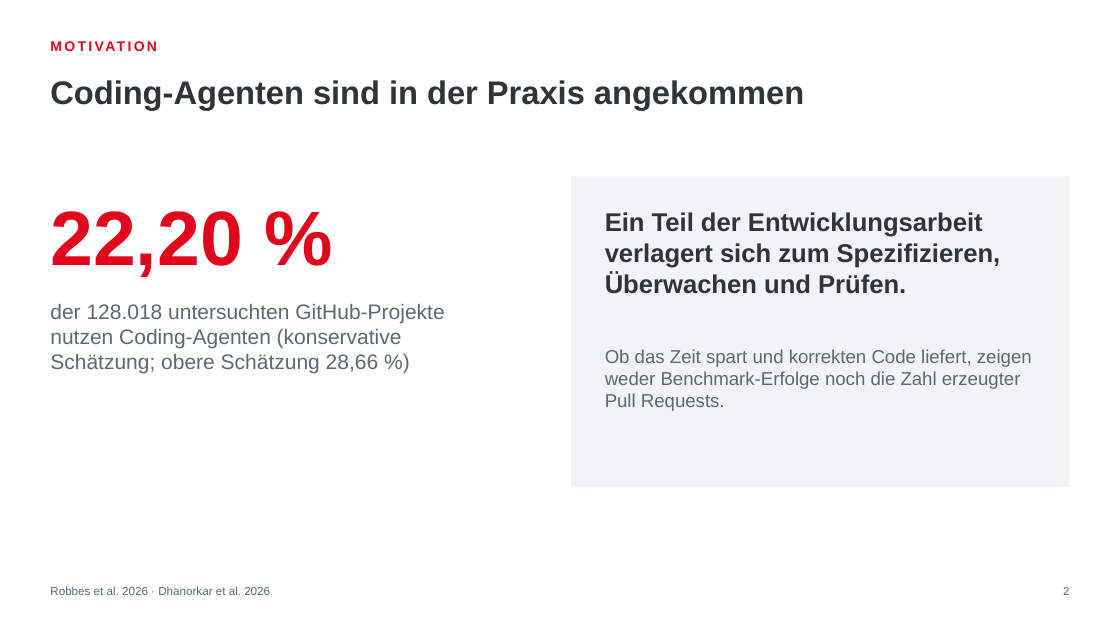
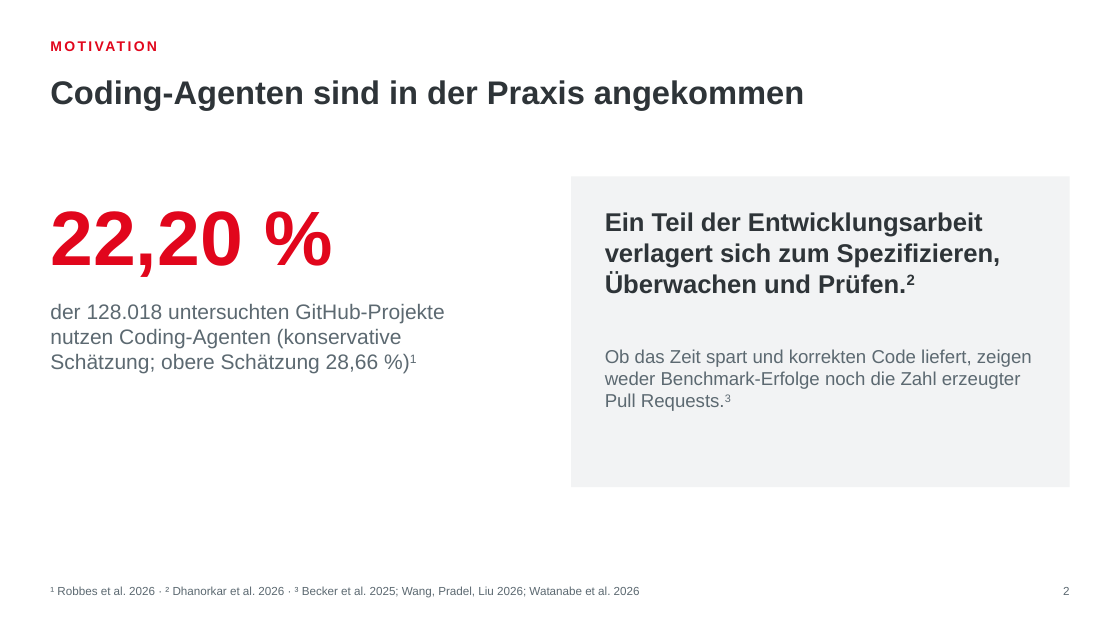
Before and after one commit to Spaculea/neue_konzepte_informatik_abgabe, a slide deck: slide 2 of CODEX/praesentation/KI-Coding-Agenten_Praesentation.pptx. Drawn at 1120x630 pixels with LibreOffice and Linux fonts; fonts in the diff are those of the drawing; background and template pictures are left out. Boxes give left, top, right and bottom in pixels: in the first picture for what was removed or moved away, otherwise in the second. Text is boxed around its words. In the diff, an @@ line names an element or a change of style, - is before the commit and + after.

Commit message:
folie 1-4 changed

```diff
--- a/CODEX/praesentation/KI-Coding-Agenten_Praesentation.pptx
+++ b/CODEX/praesentation/KI-Coding-Agenten_Praesentation.pptx
@@ text at bbox=[605, 212, 1001, 294]: text changed @@
-Ein Teil der Entwicklungsarbeit verlagert sich zum Spezifizieren, Überwachen und Prüfen.
+Ein Teil der Entwicklungsarbeit verlagert sich zum Spezifizieren, Überwachen und Prüfen.2
@@ text at bbox=[50, 304, 444, 374]: text changed @@
-der 128.018 untersuchten GitHub-Projekte nutzen Coding-Agenten (konservative Schätzung; obere Schätzung 28,66 %)
+der 128.018 untersuchten GitHub-Projekte nutzen Coding-Agenten (konservative Schätzung; obere Schätzung 28,66 %)1
@@ text at bbox=[605, 349, 1032, 411]: text changed @@
-Ob das Zeit spart und korrekten Code liefert, zeigen weder Benchmark-Erfolge noch die Zahl erzeugter Pull Requests.
+Ob das Zeit spart und korrekten Code liefert, zeigen weder Benchmark-Erfolge noch die Zahl erzeugter Pull Requests.3
@@ text at bbox=[50, 586, 640, 598]: text changed @@
-Robbes et al. 2026 · Dhanorkar et al. 2026
+¹ Robbes et al. 2026 · ² Dhanorkar et al. 2026 · ³ Becker et al. 2025; Wang, Pradel, Liu 2026; Watanabe et al. 2026
```
